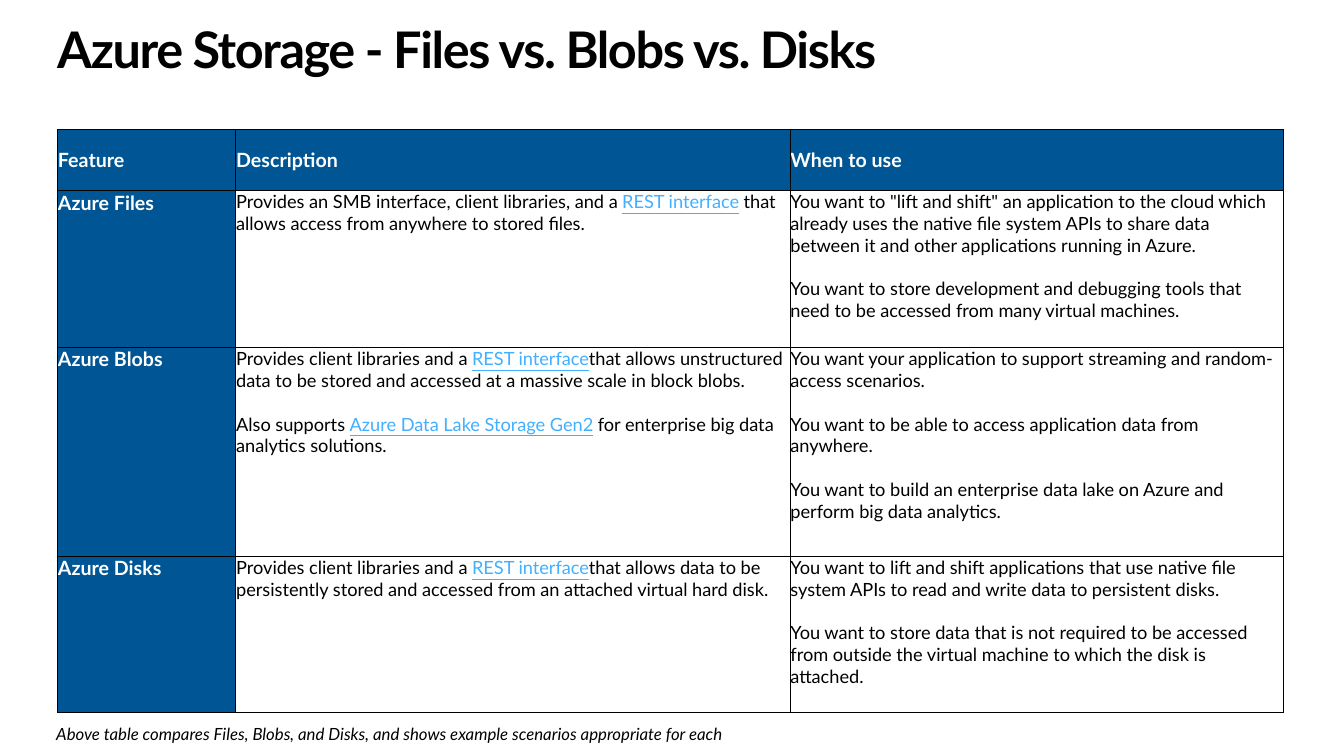
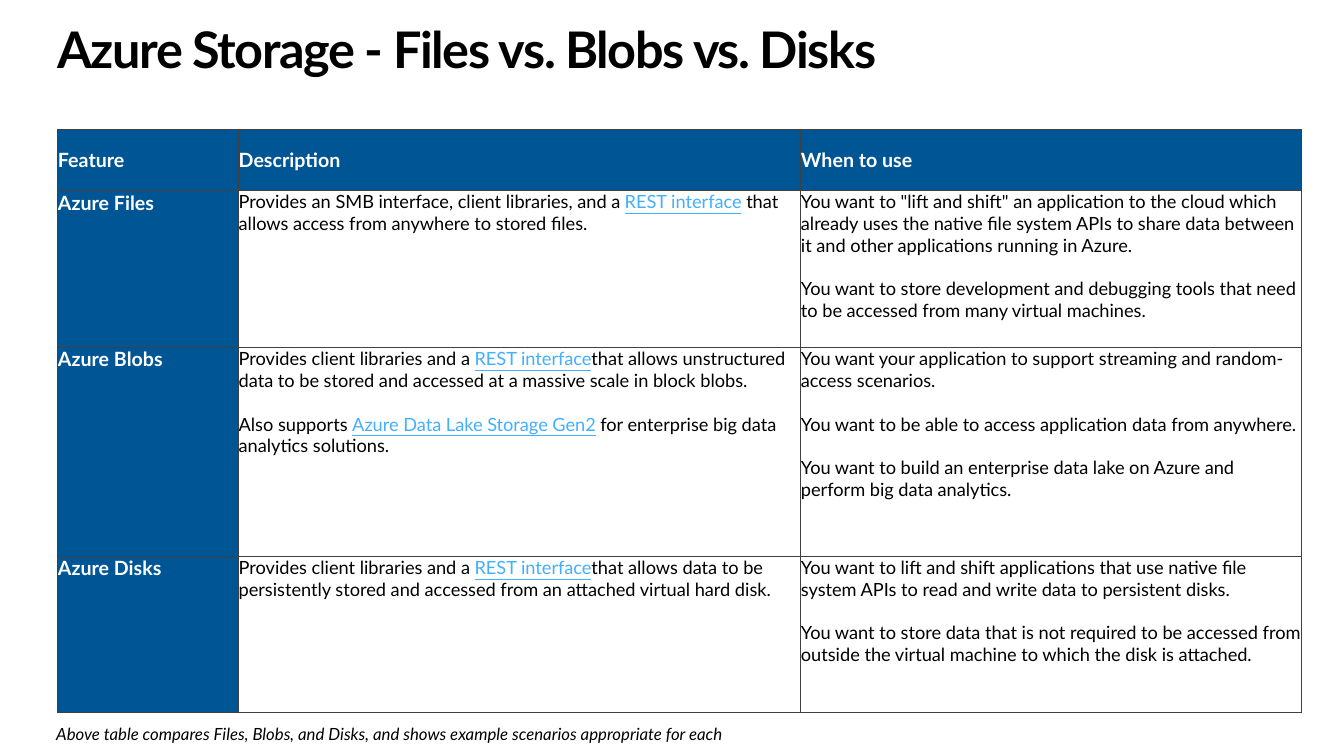
Before and after one commit to sastrykn/azserviceswhentouse, a slide deck: slide 9 of When to Use What-Azure Services.pptx (slide 8 before the commit). Drawn at 1344x756 pixels with LibreOffice and Linux fonts; fonts in the diff are those of the drawing. Boxes give left, top, right and bottom in pixels: in the first picture for what was removed or moved away, otherwise in the second. Text is boxed around its words. In the diff, an @@ line names an element or a change of style, - is before the commit and + after.

```diff
--- a/When to Use What-Azure Services.pptx
+++ b/When to Use What-Azure Services.pptx
@@ table at [57, 129, 1302, 713] @@
@@ borders changed @@
@@ table: place and size @@
-table at [57, 129, 1285, 713]
+table at [57, 129, 1302, 713]
```
Also in this commit, not shown: 8 other slides changed, 12 slides added.
